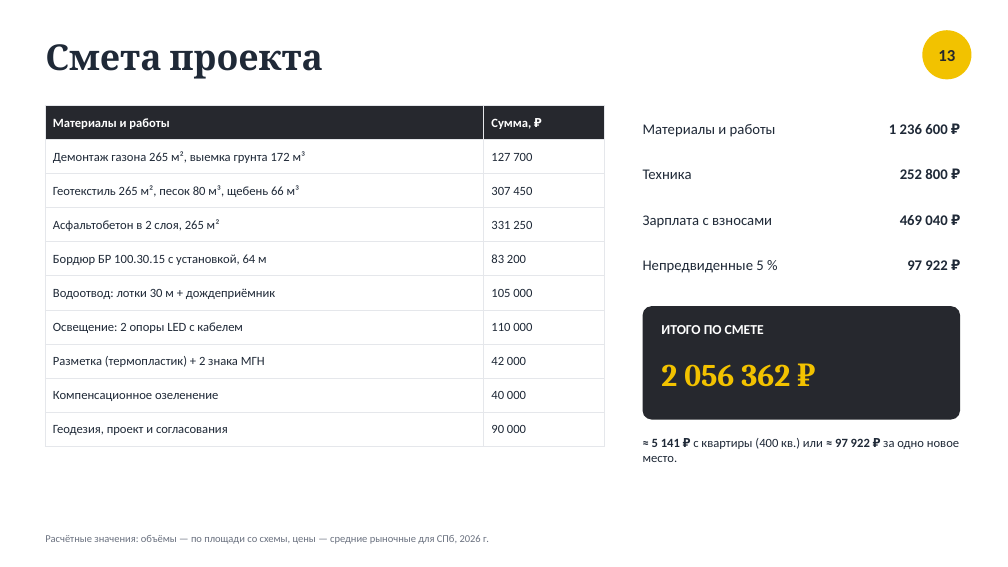
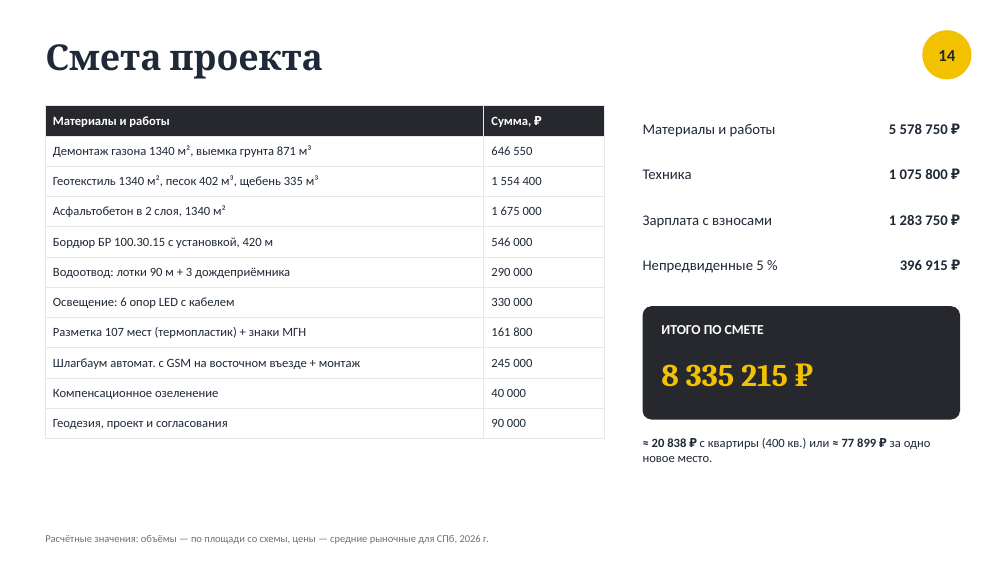
Before and after one commit to shortisshow-prog/mirigrushek, a slide deck: slide 14 of parking/Парковка_Нахимова_20.pptx (slide 13 before the commit). Drawn at 1008x567 pixels with LibreOffice and Linux fonts; fonts in the diff are those of the drawing. Boxes give left, top, right and bottom in pixels: in the first picture for what was removed or moved away, otherwise in the second. Text is boxed around its words. In the diff, an @@ line names an element or a change of style, - is before the commit and + after.

```diff
--- a/parking/Парковка_Нахимова_20.pptx
+++ b/parking/Парковка_Нахимова_20.pptx
@@ text at [938, 50, 955, 61]: text changed @@
-13
+14
@@ table at [45, 106, 605, 433] @@
-row 2: Демонтаж газона 265 м², выемка грунта 172 м³ | 127 700
-row 3: Геотекстиль 265 м², песок 80 м³, щебень 66 м³ | 307 450
-row 4: Асфальтобетон в 2 слоя, 265 м² | 331 250
-row 5: Бордюр БР 100.30.15 с установкой, 64 м | 83 200
-row 6: Водоотвод: лотки 30 м + дождеприёмник | 105 000
-row 7: Освещение: 2 опоры LED с кабелем | 110 000
-row 8: Разметка (термопластик) + 2 знака МГН | 42 000
+row 2: Демонтаж газона 1340 м², выемка грунта 871 м³ | 646 550
+row 3: Геотекстиль 1340 м², песок 402 м³, щебень 335 м³ | 1 554 400
+row 4: Асфальтобетон в 2 слоя, 1340 м² | 1 675 000
+row 5: Бордюр БР 100.30.15 с установкой, 420 м | 546 000
+row 6: Водоотвод: лотки 90 м + 3 дождеприёмника | 290 000
+row 7: Освещение: 6 опор LED с кабелем | 330 000
+row 8: Разметка 107 мест (термопластик) + знаки МГН | 161 800
+row 9: Шлагбаум автомат. с GSM на восточном въезде + монтаж | 245 000
@@ text at [889, 124, 947, 134]: text changed @@
-1 236 600 ₽
+5 578 750 ₽
@@ text at [889, 169, 947, 179]: text changed @@
-252 800 ₽
+1 075 800 ₽
@@ text at [889, 215, 947, 225]: text changed @@
-469 040 ₽
+1 283 750 ₽
@@ text at [900, 260, 947, 270]: text changed @@
-97 922 ₽
+396 915 ₽
@@ text at [661, 364, 788, 387]: text changed @@
-2 056 362 ₽
+8 335 215 ₽
@@ text at [643, 438, 931, 462]: text changed @@
-≈ 5 141 ₽ с квартиры (400 кв.) или ≈ 97 922 ₽ за одно новое место.
+≈ 20 838 ₽ с квартиры (400 кв.) или ≈ 77 899 ₽ за одно новое место.
```
Also in this commit, not shown: 8 other slides changed, 2 slides added, 1 slide removed, 7 other files.
